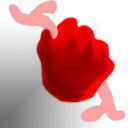
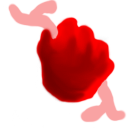
Revision of a layered 128 x 128 image; what changed, layer by layer:
hid "Layer 3" over [0, 21, 103, 128]
